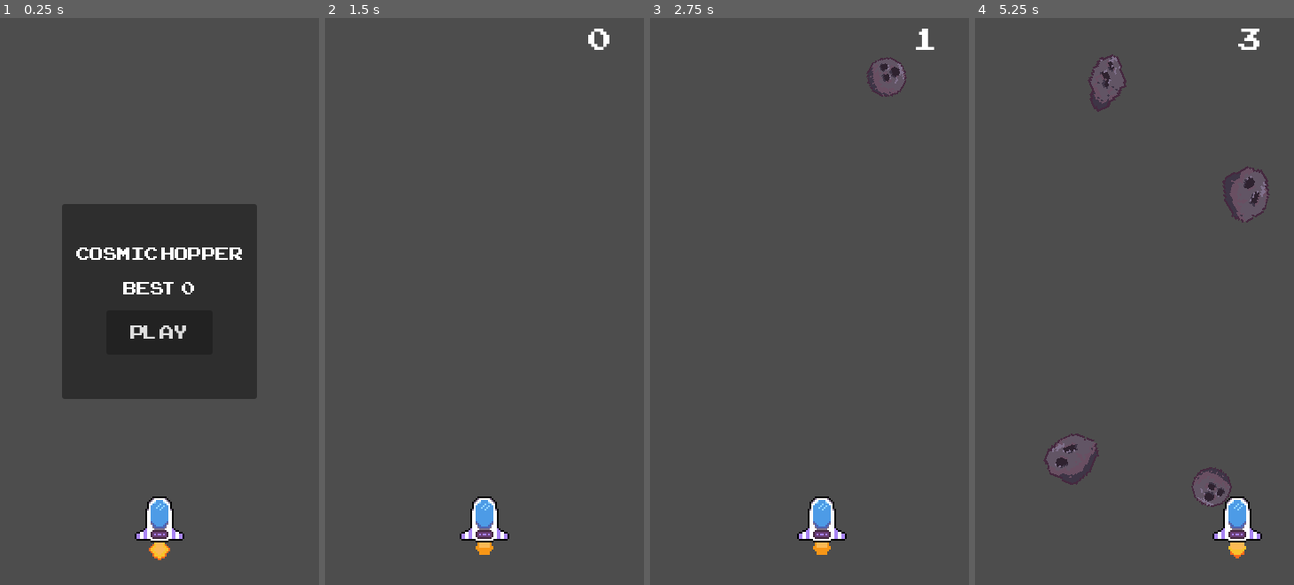
Above: before the commit, frames 1-4 (left to right).
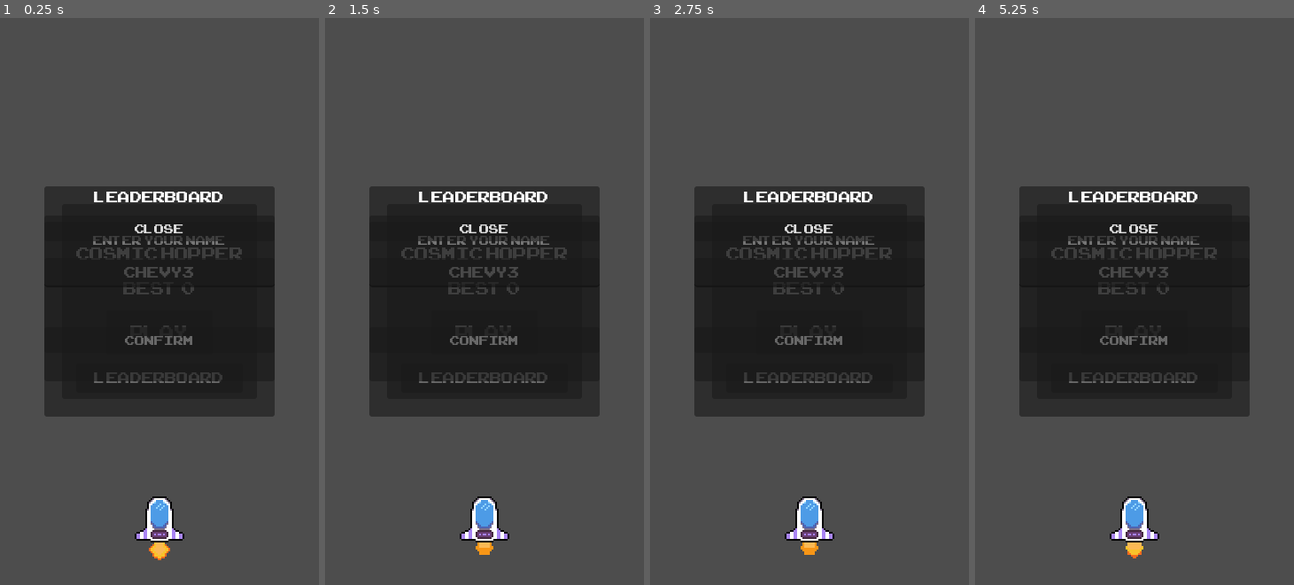
Above: after the commit, the same moments.

Repository: Araujo-Peter/Cosmic-Hopper
Game: Godot game, scene res://scenes/main.tscn
The game is run twice, just before and just after one commit, with the same random seed, the same clock (stepped at 60 frames per second) and the same inputs.
Inputs (mouse positions are in pixels of both pictures, inside the frame that each line leads up to):
- Up to frame 1 (0.25 s): no input
- Up to frame 2 (1.5 s): click (484, 380) at 0.5 s, where only the run after the commit has a clickable "Leaderboard"; click "Play" at 1.25 s
- Up to frame 3 (2.75 s): click (809, 329) at 2 s, where only the run after the commit has a clickable "Play"
- Up to frame 4 (5.25 s): click (1134, 341) at 2.75 s, where only the run after the commit has a clickable "Confirm"; click (1134, 341) at 3.5 s, where only the run after the commit has a clickable "Confirm"; move the mouse to (1204, 273) at 4.27 s; hold Right (move_right) 4.28-5.03 s; click (1204, 273) at 4.42 s; move the mouse to (1070, 329) at 5.02 s; hold Left (move_left) from 5.03 s (still down)

The runs differ from the first frame. In frame 1, 10% of the frame differs, in the area x 13-87%, y 29-71%; in frame 2, 28%; in frame 3, 30%; in frame 4, 31%, in the area x 13-93%, y 1-96%.

Commit message:
Work session 3. Added leaderboard functionality still need to test and refine

Diff:
--- a/project.godot
+++ b/project.godot
@@ -12,7 +12,7 @@
 
 config/name="Cosmic Hopper"
 run/main_scene="uid://bacoltlmuf1go"
-config/features=PackedStringArray("4.5", "Mobile")
+config/features=PackedStringArray("4.4", "Mobile")
 config/icon="res://icon.svg"
 
 [display]
--- a/scenes/main.gd
+++ b/scenes/main.gd
@@ -1,4 +1,28 @@
 extends Node2D
+
+# For Leaderboard Management UI elements
+@onready var name_popup: Control = $UI/NamePopup
+@onready var name_input: LineEdit = $UI/NamePopup/Panel/MarginContainer/VBoxContainer/NameInput
+@onready var name_error_label: Label = $UI/NamePopup/Panel/MarginContainer/VBoxContainer/NameErrorLabel
+@onready var name_confirm_button: Button = $UI/NamePopup/Panel/MarginContainer/VBoxContainer/NameConfirmButton
+
+@onready var leaderboard_panel: Control = $UI/Leaderboard
+@onready var scores_container: VBoxContainer = $UI/Leaderboard/Panel/MarginContainer/VBoxContainer/ScoresContainer
+@onready var close_leaderboard_button: Button = $UI/Leaderboard/Panel/MarginContainer/VBoxContainer/CloseLeaderboardButton
+@onready var leaderboard_butotn: Button = $UI/MainMenu/Panel/MarginContainer/VBoxContainer/LeaderboardButton
+
+# For global leaderboard functionality
+@onready var leaderboard_request: HTTPRequest = $LeaderboardRequest
+
+const SUPABASE_URL := "https://oylnzajtywgpjmdnnlgw.supabase.co"
+const SUPABASE_TABLE := "scores"
+const SUPABASE_ANON_KEY := "sb_publishable_tiPtH6mosLwkNM2nILBKPQ_V8v2CPY1"
+
+var player_name: String = "" # will be set by player via name-entry UI
+
+const NAME_SAVE_PATH := "user://player_name.cfg"
+const NAME_SECTION := "player"
+const NAME_KEY := "username"
 
 # For sound based entities
 @onready var sfx_hit: AudioStreamPlayer2D = $SFX_Hit
@@ -48,6 +72,12 @@
 	hit_flash.visible = false
 	hit_flash.modulate.a = 0.0
 
+	# HTTPRequest connect for leaderboard
+	leaderboard_request.request_completed.connect(_on_leaderboard_request_completed)
+
+	leaderboard_butotn.pressed.connect(_on_leaderboard_button_pressed)
+	close_leaderboard_button.pressed.connect(_on_close_leaderboard_pressed)
+
 	# Connect UI signals
 	play_button.pressed.connect(_on_play_pressed)
 	retry_button.pressed.connect(_on_retry_pressed)
@@ -56,14 +86,28 @@
 	if player.has_signal("hit"):
 		player.hit.connect(_on_player_hit)
 
+	# Connect name entry components
+	name_confirm_button.pressed.connect(_on_name_confirm_pressed)
+	name_input.text_changed.connect(_on_name_input_changed)
+
+	_load_player_name()
+
 	_enter_menu_state()
 
 func _on_play_pressed() -> void:
+	if player_name.is_empty():
+		_show_name_popup()
+		return
+
 	if sfx_button:
 		sfx_button.play()
 	_start_run()
 
 func _on_retry_pressed() -> void:
+	if player_name.is_empty():
+		_show_name_popup()
+		return
+
 	if sfx_button:
 		sfx_button.play()
 	_start_run()
@@ -174,6 +218,10 @@
 		best_score = current_score
 		_save_best_score()
 
+	# Only submit to global leaderboard if this score matches or beats our local best
+	if current_score > best_score and not player_name.is_empty():
+		submit_score_global(player_name, current_score)
+
 	final_score_label.text = "Score  %d" % current_score
 	_update_best_score_labels()
 
@@ -217,3 +265,175 @@
 func _stop_music() -> void:
 	if music and music.playing:
 		music.stop()
+
+# Name Entry UI methods
+func _on_name_input_changed(new_text: String) -> void:
+	var filtered := ""
+
+	for i in new_text.length():
+		var ch: String = new_text[i]  # single-character string
+		var code: int = ch.unicode_at(0)
+
+		# '0'–'9'
+		var is_digit := code >= 48 and code <= 57
+		# 'A'–'Z'
+		var is_upper := code >= 65 and code <= 90
+		# 'a'–'z'
+		var is_lower := code >= 97 and code <= 122
+
+		if is_digit or is_upper or is_lower:
+			filtered += ch
+
+	# Force uppercase and respect Max Length = 6 on the LineEdit
+	filtered = filtered.to_upper()
+	if filtered.length() > 6:
+		filtered = filtered.substr(0, 6)
+
+	# Avoid infinite recursion when we modify text from inside the signal
+	if filtered != name_input.text:
+		name_input.text = filtered
+		name_input.caret_column = filtered.length()
+
+	name_error_label.text = ""
+
+func _on_name_confirm_pressed() -> void:
+	var name := name_input.text.strip_edges()
+
+	if name.length() != 6:
+		name_error_label.text = "Name must be 6 characters."
+		return
+
+	var valid := true
+	for i in name.length():
+		var ch: String = name[i]
+		var code: int = ch.unicode_at(0)
+		var is_digit := code >= 48 and code <= 57
+		var is_upper := code >= 65 and code <= 90
+
+		if not (is_digit or is_upper):
+			valid = false
+			break
+
+	if not valid:
+		name_error_label.text = "Only letters and digits allowed."
+		return
+
+	player_name = name
+	_save_player_name()
+	name_popup.visible = false
+
+func _load_player_name() -> void:
+	var cfg := ConfigFile.new()
+	var err := cfg.load(NAME_SAVE_PATH)
+	if err == OK:
+		player_name = str(cfg.get_value(NAME_SECTION, NAME_KEY, ""))
+	else:
+		player_name = ""
+
+	if player_name.is_empty():
+		_show_name_popup()
+
+func _save_player_name() -> void:
+	var cfg := ConfigFile.new()
+	cfg.set_value(NAME_SECTION, NAME_KEY, player_name)
+	cfg.save(NAME_SAVE_PATH)
+
+func _show_name_popup() -> void:
+	name_input.text = ""
+	name_error_label.text = ""
+	name_popup.visible = true
+
+func submit_score_global(name: String, score: int) -> void:
+	if name.is_empty():
+		return
+
+	var url = "%s/rest/v1/%s?on_conflict=username" % [SUPABASE_URL, SUPABASE_TABLE]
+
+	var body = {
+		"username": name,
+		"score": score,
+		"recorded_at": Time.get_datetime_string_from_system(true)
+	}
+	var json_body = JSON.stringify(body)
+
+	var headers := PackedStringArray([
+		"Content-Type: application/json",
+		"apikey: %s" % SUPABASE_ANON_KEY,
+		"Authorization: Bearer %s" % SUPABASE_ANON_KEY,
+		"Prefer: resolution=merge-duplicates"
+	])
+
+	var err := leaderboard_request.request(
+		url,
+		headers,
+		HTTPClient.METHOD_POST,
+		json_body
+	)
+
+	if err != OK:
+		push_warning("Failed to send score: %s" % err)
+
+# Fetch top 6 scores
+func fetch_top_scores(limit: int = 6) -> void:
+	var url = "%s/rest/v1/%s?select=*&order=score.desc,recorded_at.asc&limit=%d" % [
+		SUPABASE_URL,
+		SUPABASE_TABLE,
+		limit
+	]
+
+	var headers := PackedStringArray([
+		"apikey: %s" % SUPABASE_ANON_KEY,
+		"Authorization: Bearer %s" % SUPABASE_ANON_KEY
+	])
+
+	var err := leaderboard_request.request(
+		url,
+		headers,
+		HTTPClient.METHOD_GET
+	)
+
+	if err != OK:
+		push_warning("Failed to fetch leaderboard: %s" % err)
+
+func _on_leaderboard_button_pressed() -> void:
+	fetch_top_scores(6)
+
+func _on_close_leaderboard_pressed() -> void:
+	leaderboard_panel.visible = false
+
+func _on_leaderboard_request_completed(
+		result: int,
+		response_code: int,
+		headers: PackedStringArray,
+		body: PackedByteArray
+	) -> void:
+	if response_code < 200 or response_code >= 300:
+		push_warning("Leaderboard HTTP error: %d" % response_code)
+		return
+
+	var text := body.get_string_from_utf8()
+	var parsed = JSON.parse_string(text)
+	if parsed == null or not (parsed is Array):
+		push_warning("Failed to parse leaderboard JSON")
+	return
+
+	_populate_leaderboard_ui(parsed)
+
+func _populate_leaderboard_ui(rows: Array) -> void:
+	# Clear old entries
+	for child in scores_container.get_children():
+		child.queue_free()
+
+	var rank := 1
+	for row in rows:
+		var username := str(row.get("username", "??????"))
+		var score := int(row.get("score", 0))
+
+		var label := Label.new()
+		label.horizontal_alignment = HORIZONTAL_ALIGNMENT_LEFT
+		label.text = "%d. %s  -  %d" % [rank, username, score]
+
+		scores_container.add_child(label)
+		rank += 1
+
+	leaderboard_panel.visible = true
--- a/scenes/main.tscn
+++ b/scenes/main.tscn
@@ -34,6 +34,7 @@
 horizontal_alignment = 1
 
 [node name="MainMenu" type="Control" parent="UI"]
+visible = false
 layout_mode = 3
 anchors_preset = 15
 anchor_right = 1.0
@@ -86,6 +87,12 @@
 theme_override_fonts/font = ExtResource("5_tbgi4")
 theme_override_font_sizes/font_size = 30
 text = "Play"
+
+[node name="LeaderboardButton" type="Button" parent="UI/MainMenu/Panel/MarginContainer/VBoxContainer"]
+layout_mode = 2
+theme_override_fonts/font = ExtResource("5_tbgi4")
+theme_override_font_sizes/font_size = 24
+text = "Leaderboard"
 
 [node name="GameOver" type="Control" parent="UI"]
 visible = false
@@ -167,6 +174,120 @@
 mouse_filter = 2
 color = Color(1, 0, 0, 1)
 
+[node name="NamePopup" type="Control" parent="UI"]
+visible = false
+layout_mode = 3
+anchors_preset = 15
+anchor_right = 1.0
+anchor_bottom = 1.0
+grow_horizontal = 2
+grow_vertical = 2
+
+[node name="Panel" type="Panel" parent="UI/NamePopup"]
+layout_mode = 1
+anchors_preset = 8
+anchor_left = 0.5
+anchor_top = 0.5
+anchor_right = 0.5
+anchor_bottom = 0.5
+offset_left = -130.0
+offset_top = -90.0
+offset_right = 130.0
+offset_bottom = 90.0
+grow_horizontal = 2
+grow_vertical = 2
+
+[node name="MarginContainer" type="MarginContainer" parent="UI/NamePopup/Panel"]
+layout_mode = 1
+anchors_preset = 15
+anchor_right = 1.0
+anchor_bottom = 1.0
+grow_horizontal = 2
+grow_vertical = 2
+theme_override_constants/margin_top = 10
+
+[node name="VBoxContainer" type="VBoxContainer" parent="UI/NamePopup/Panel/MarginContainer"]
+layout_mode = 2
+theme_override_constants/separation = 10
+
+[node name="NameTitleLabel" type="Label" parent="UI/NamePopup/Panel/MarginContainer/VBoxContainer"]
+layout_mode = 2
+theme_override_fonts/font = ExtResource("5_tbgi4")
+theme_override_font_sizes/font_size = 20
+text = "Enter your name"
+horizontal_alignment = 1
+
+[node name="NameInput" type="LineEdit" parent="UI/NamePopup/Panel/MarginContainer/VBoxContainer"]
+layout_mode = 2
+theme_override_fonts/font = ExtResource("5_tbgi4")
+theme_override_font_sizes/font_size = 24
+placeholder_text = "CHEVY3"
+alignment = 1
+max_length = 6
+
+[node name="NameErrorLabel" type="Label" parent="UI/NamePopup/Panel/MarginContainer/VBoxContainer"]
+layout_mode = 2
+theme_override_fonts/font = ExtResource("5_tbgi4")
+theme_override_font_sizes/font_size = 24
+horizontal_alignment = 1
+
+[node name="NameConfirmButton" type="Button" parent="UI/NamePopup/Panel/MarginContainer/VBoxContainer"]
+layout_mode = 2
+theme_override_fonts/font = ExtResource("5_tbgi4")
+theme_override_font_sizes/font_size = 20
+text = "Confirm"
+
+[node name="Leaderboard" type="Control" parent="UI"]
+layout_mode = 3
+anchors_preset = 15
+anchor_right = 1.0
+anchor_bottom = 1.0
+grow_horizontal = 2
+grow_vertical = 2
+
+[node name="Panel" type="Panel" parent="UI/Leaderboard"]
+custom_minimum_size = Vector2(260, 260)
+layout_mode = 1
+anchors_preset = 8
+anchor_left = 0.5
+anchor_top = 0.5
+anchor_right = 0.5
+anchor_bottom = 0.5
+offset_left = -20.0
+offset_top = -20.0
+offset_right = 20.0
+offset_bottom = 20.0
+grow_horizontal = 2
+grow_vertical = 2
+
+[node name="MarginContainer" type="MarginContainer" parent="UI/Leaderboard/Panel"]
+layout_mode = 1
+anchors_preset = 15
+anchor_right = 1.0
+anchor_bottom = 1.0
+grow_horizontal = 2
+grow_vertical = 2
+
+[node name="VBoxContainer" type="VBoxContainer" parent="UI/Leaderboard/Panel/MarginContainer"]
+layout_mode = 2
+
+[node name="LeaderboardTitle" type="Label" parent="UI/Leaderboard/Panel/MarginContainer/VBoxContainer"]
+layout_mode = 2
+theme_override_fonts/font = ExtResource("5_tbgi4")
+theme_override_font_sizes/font_size = 24
+text = "LeaderBoard"
+horizontal_alignment = 1
+
+[node name="ScoresContainer" type="VBoxContainer" parent="UI/Leaderboard/Panel/MarginContainer/VBoxContainer"]
+layout_mode = 2
+theme_override_constants/separation = 6
+
+[node name="CloseLeaderboardButton" type="Button" parent="UI/Leaderboard/Panel/MarginContainer/VBoxContainer"]
+layout_mode = 2
+theme_override_fonts/font = ExtResource("5_tbgi4")
+theme_override_font_sizes/font_size = 20
+text = "Close"
+
 [node name="SFX_Hit" type="AudioStreamPlayer2D" parent="."]
 stream = ExtResource("6_tipki")
 volume_db = 10.0
@@ -177,3 +298,5 @@
 [node name="Music" type="AudioStreamPlayer2D" parent="."]
 stream = ExtResource("8_choun")
 volume_db = 10.0
+
+[node name="LeaderboardRequest" type="HTTPRequest" parent="."]
Not shown, changed: assets/fonts/ARCADECLASSIC.TTF.import
Not shown, changed: assets/icon/Icon.png.import
Not shown, changed: assets/sprites/Asteroid1.png.import
Not shown, changed: assets/sprites/Asteroid2.png.import
Not shown, changed: assets/sprites/Asteroid3.png.import
Not shown, changed: assets/sprites/Background1.png.import
Not shown, changed: assets/sprites/BoosterFlame.png.import
Not shown, changed: assets/sprites/BoosterFlamev2.png.import
Not shown, changed: assets/sprites/Hoppy.png.import
Not shown, changed: assets/sprites/Hoppyv2.png.import
Not shown, changed: builds/v0.1/Cosmic Hopper.apple-touch-icon.png.import
Not shown, changed: builds/v0.1/Cosmic Hopper.icon.png.import
(and 8 more such lines)
